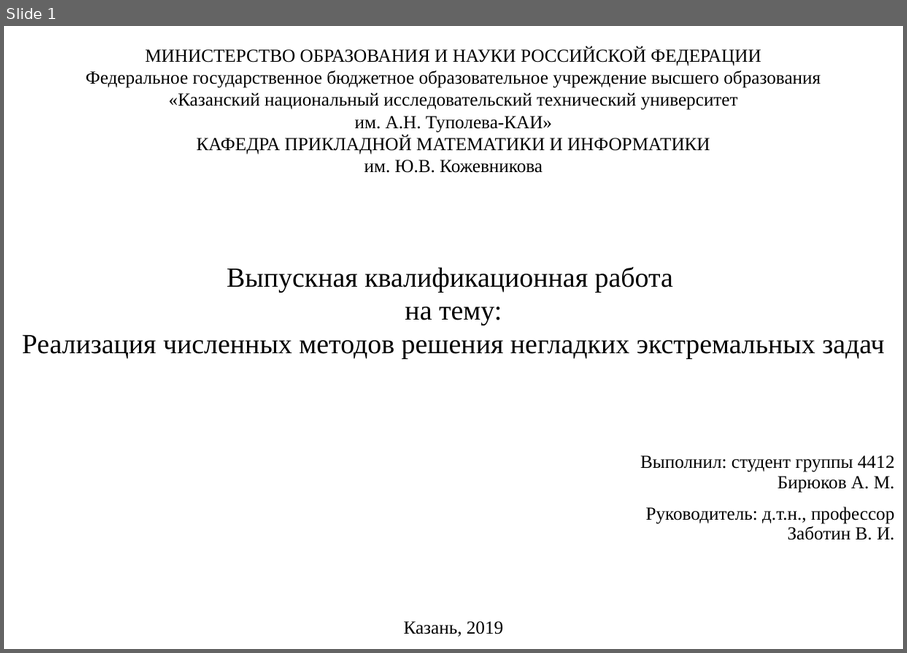
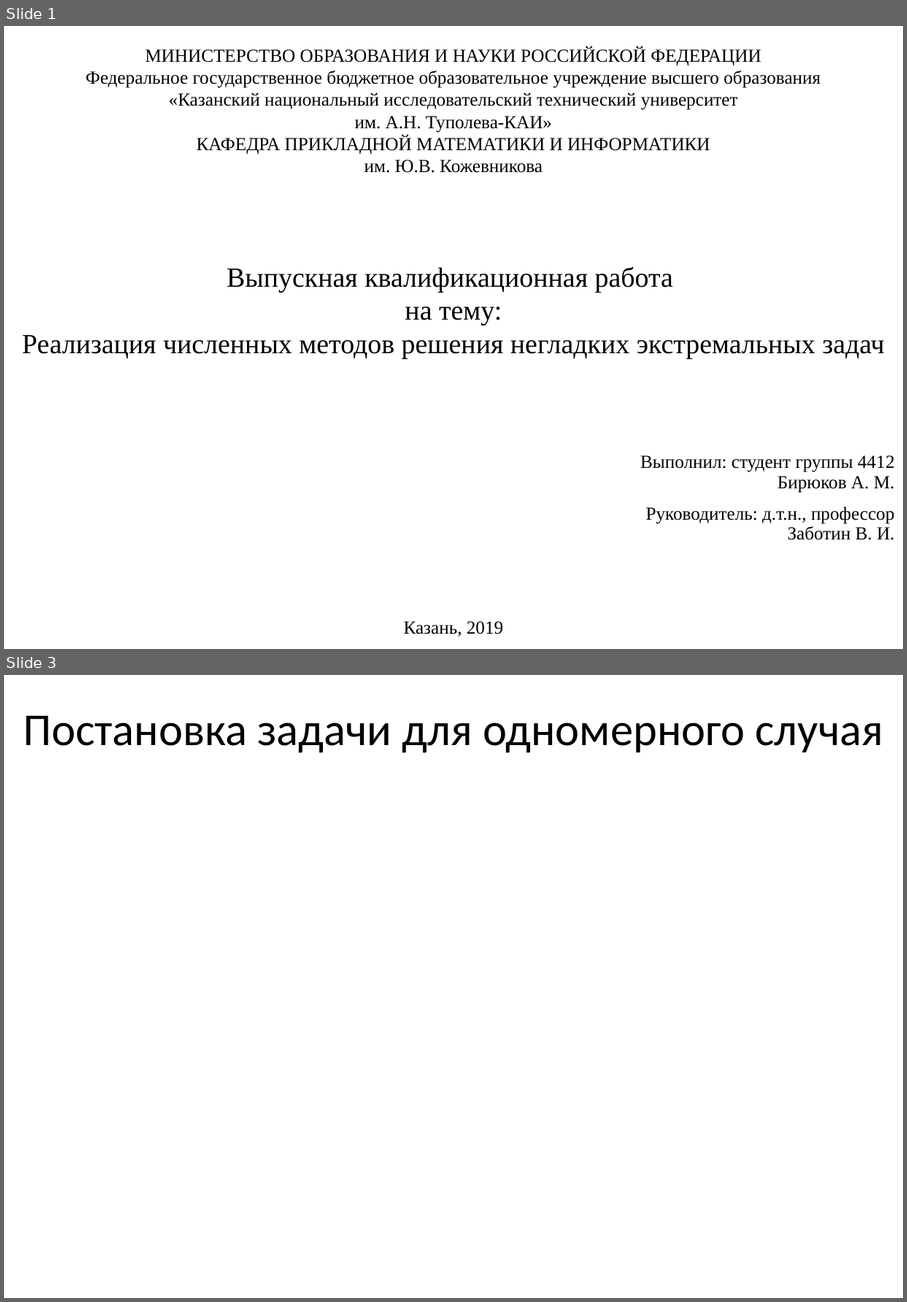
Before and after one commit to EgoPingvina/LipshMinimization, a slide deck: Documentation/Презентация Бирюков 4412.pptx. Shown one above the other, each under a label of ours: slide 1 before the commit, slides 1 and 3 after it; the slides between them are not shown. The pictures are 907x653 and 907x1302 pixels, drawn with LibreOffice and Linux fonts; fonts in the diff are those of the drawing. Boxes give left, top, right and bottom in pixels: in the first picture for what was removed or moved away, otherwise in the second. Text is boxed around its words. In the diff, an @@ line names an element or a change of style, - is before the commit and + after.

```diff
--- a/Documentation/Презентация Бирюков 4412.pptx
+++ b/Documentation/Презентация Бирюков 4412.pptx
@@ slide 3 added at [4, 675, 903, 1298], background #FFFFFF @@
@@ title added at [23, 716, 883, 753], 39.6 pt, text #000000 @@
+Постановка задачи для одномерного случая
```
Also in this commit, not shown: 15 other slides added, 1 slide removed.
